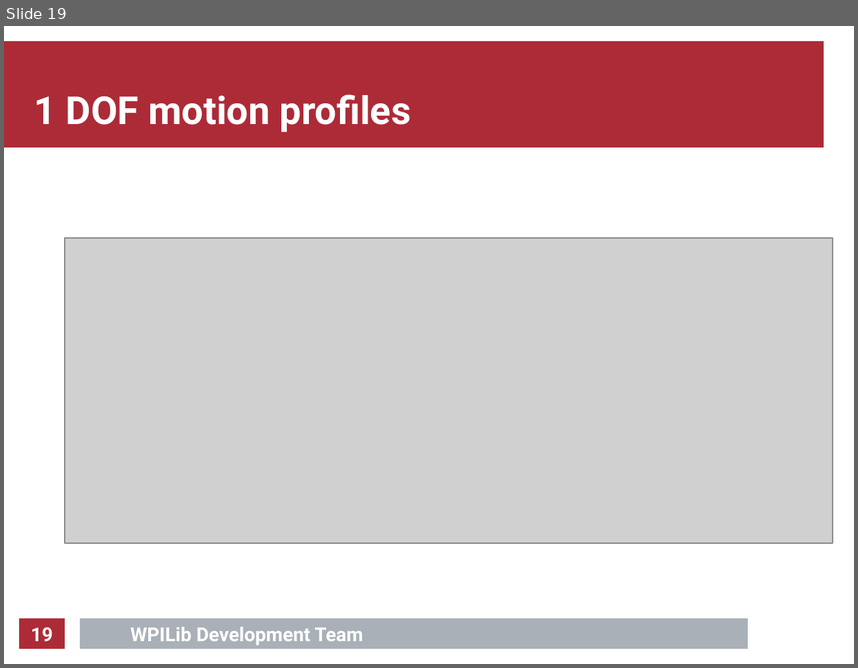
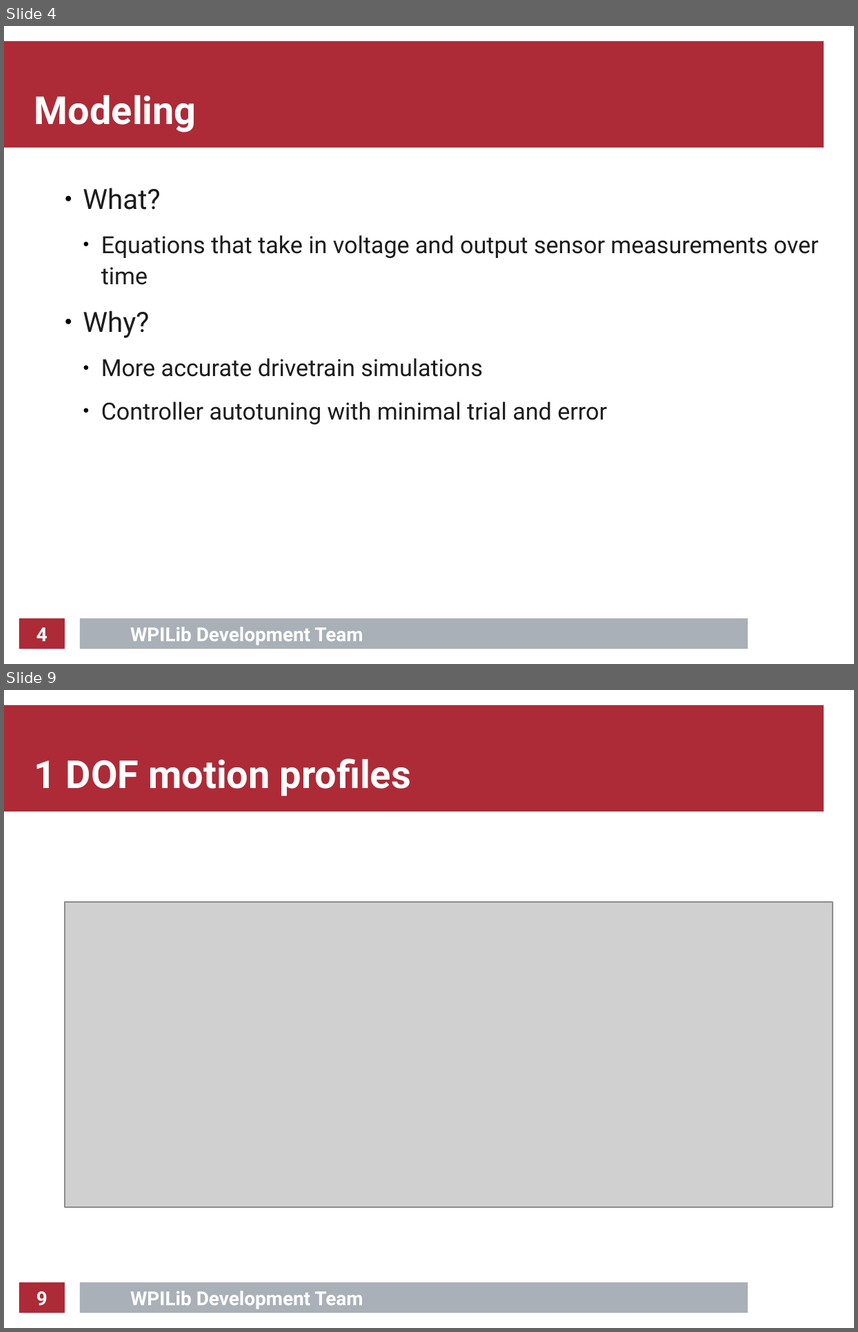
Before and after one commit to calcmogul/auton-driving-presentation, a slide deck: presentation/presentation.odp. Shown one above the other, each under a label of ours: slide 19 before the commit, slides 4 and 9 after it; the slides between them are not shown. The pictures are 858x668 and 858x1332 pixels, drawn with LibreOffice and Linux fonts; fonts in the diff are those of the drawing; grey boxes stand for pictures; background and template pictures are left out. Boxes give left, top, right and bottom in pixels: in the first picture for what was removed or moved away, otherwise in the second. Text is boxed around its words. In the diff, an @@ line names an element or a change of style, - is before the commit and + after.

```diff
--- a/presentation/presentation.odp
+++ b/presentation/presentation.odp
@@ slide 4 added at <box>4,26,854,664</box>, background #FFFFFF; not listed: 5 template elements that a slide beside it also shows @@
@@ title added at <box>34,95,197,132</box>, 36 pt, text #FFFFFF, bold @@
+Modeling
@@ text added at <box>83,187,819,424</box>, 22 pt, text #1C1C1C @@
+● What?
+  ● Equations that take in voltage and output sensor measurements over time
+● Why?
+  ● More accurate drivetrain simulations
+  ● Controller autotuning with minimal trial and error
@@ what was slide 19 is now slide 9 @@
@@ page number at <box>36,1291,47,1305</box>: text changed @@
-19
+9
```
Also in this commit, not shown: 8 slides changed, 6 other slides added, 14 slides removed, 8 other files.
